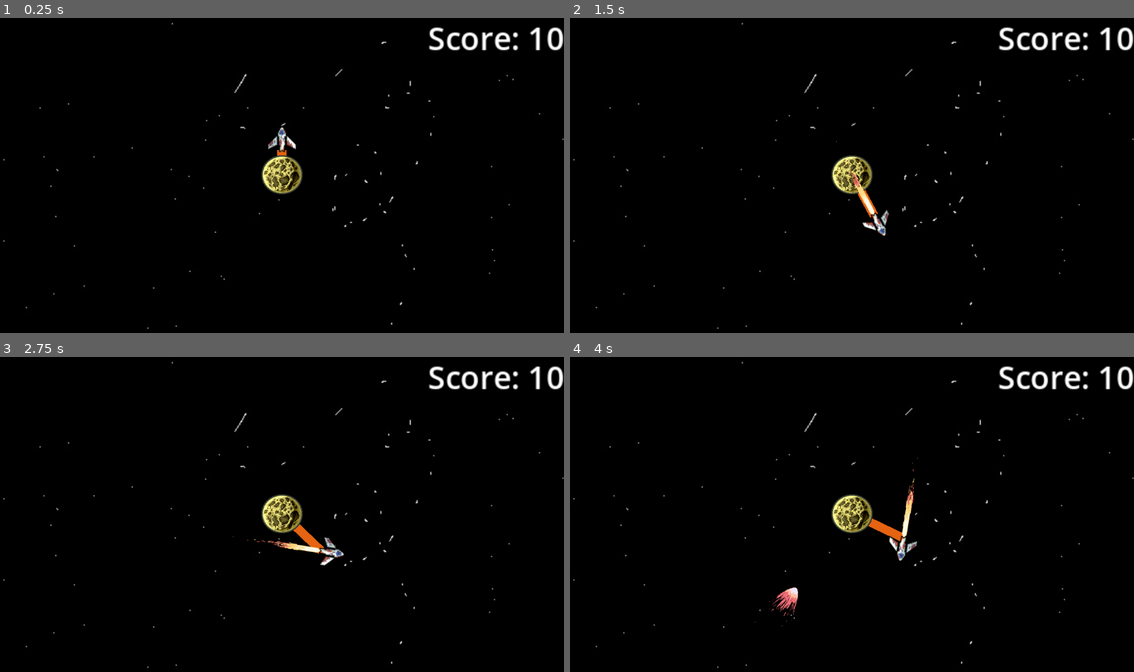
Above: before the commit, frames 1-4 (two rows, left to right).
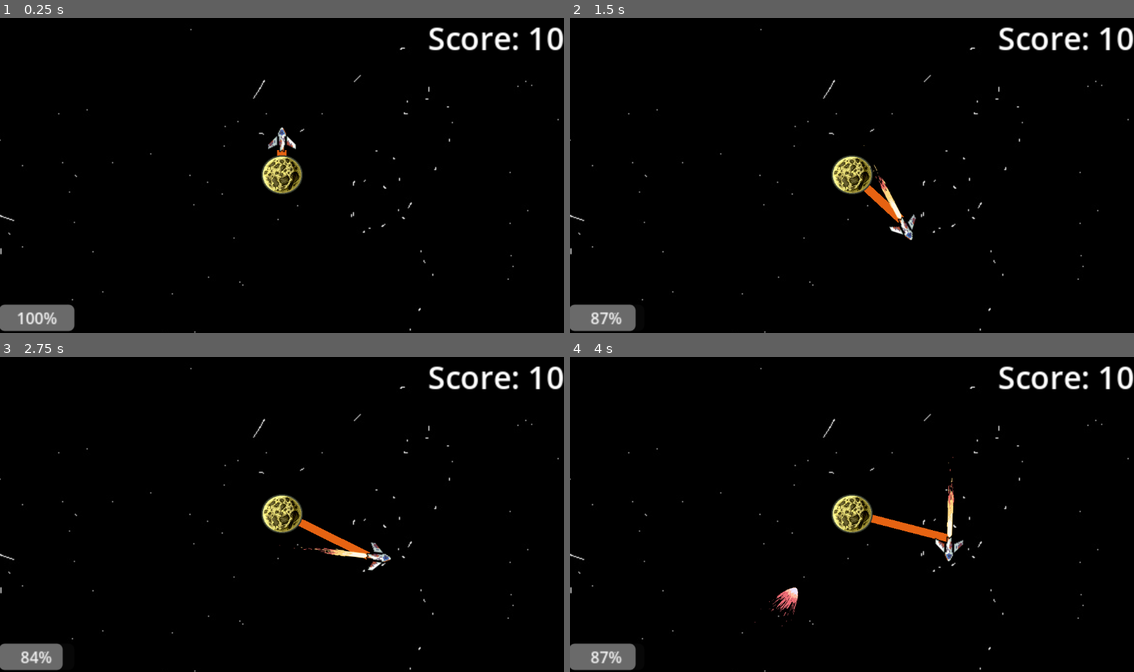
Above: after the commit, the same moments.

Repository: Fila2224/bounce-back
Game: Godot game, scene res://scenes/main_scene.tscn
Same seed, same stepped clock (60 frames per second), same inputs: the game is played once before the commit and once after it.
Inputs:
- Up to frame 1 (0.25 s): no input
- Up to frame 2 (1.5 s): tap Enter at 0.5 s; hold D (right) 0.53-1.28 s; hold Shift (speed, bound only after the commit) 0.53-1.28 s; tap Space (blip) at 0.6 s; hold S (down) from 1.28 s (still down); tap Shift (speed, bound only after the commit) at 1.35 s
- Up to frame 3 (2.75 s): tap Space (blip) at 1.55, 2.1 s; release S (down) at 2.03 s; hold D (right) from 2.03 s (still down); hold Shift (speed, bound only after the commit) from 2.03 s (still down)
- Up to frame 4 (4 s): release D (right) at 2.78 s; release Shift (speed, bound only after the commit) at 2.78 s; hold Up (up) 2.78-3.53 s; tap Shift (speed, bound only after the commit) at 2.85 s; tap Space (blip) at 3.05, 3.6 s; hold Left (left) from 3.53 s (still down); hold Shift (speed, bound only after the commit) from 3.53 s (still down)

The runs differ from the first frame. In frame 1, 1.7% of the frame differs, in the area x 0-100%, y 1-100%; in frame 2, 2.4%; in frame 3, 2.5%; in frame 4, 2.6%.

Commit message:
boost
asd

Diff:
--- a/project.godot
+++ b/project.godot
@@ -55,3 +55,8 @@
 "events": [Object(InputEventKey,"resource_local_to_scene":false,"resource_name":"","device":-1,"window_id":0,"alt_press …(191 unchanged characters)…
 ]
 }
+speed={
+"deadzone": 0.2,
+"events": [Object(InputEventKey,"resource_local_to_scene":false,"resource_name":"","device":-1,"window_id":0,"alt_pressed":false,"shift_pressed":false,"ctrl_pressed":false,"meta_pressed":false,"pressed":false,"keycode":0,"physical_keycode":4194325,"key_label":0,"unicode":0,"location":0,"echo":false,"script":null)
+]
+}
--- a/scenes/main_scene.tscn
+++ b/scenes/main_scene.tscn
@@ -1,15 +1,16 @@
-[gd_scene format=3 uid="uid://brdy86nmjtwqy"]
+[gd_scene load_steps=7 format=3 uid="uid://brdy86nmjtwqy"]
 
 [ext_resource type="Texture2D" uid="uid://uyiytog8t307" path="res://assets/galaxy.jpg" id="1_0f027"]
 [ext_resource type="PackedScene" uid="uid://c2bjypt5qheov" path="res://scenes/moon-center.tscn" id="2_pw63i"]
 [ext_resource type="PackedScene" uid="uid://upw6p8d5t0yw" path="res://scenes/rocket.tscn" id="3_7ykc4"]
 [ext_resource type="Script" uid="uid://ci12vg25c60jc" path="res://scripts/line_2d.gd" id="4_pu3yx"]
 [ext_resource type="Script" uid="uid://plwc1imrhodc" path="res://scripts/main_scene.gd" id="6_main"]
+[ext_resource type="Script" uid="uid://v6wkp3rltiu1" path="res://scenes/progress_bar.gd" id="6_rt2n2"]
 
-[node name="main_scene" type="Node2D" unique_id=2002608082]
+[node name="main_scene" type="Node2D"]
 script = ExtResource("6_main")
 
-[node name="score" type="Label" parent="." unique_id=1849201948]
+[node name="score" type="Label" parent="."]
 offset_left = 149.0
 offset_top = -162.0
 offset_right = 288.0
@@ -19,27 +20,39 @@
 theme_override_font_sizes/font_size = 32
 text = "Score: 10"
 
-[node name="moon-center" parent="." unique_id=913706732 instance=ExtResource("2_pw63i")]
+[node name="moon-center" parent="." instance=ExtResource("2_pw63i")]
 scale = Vector2(0.3984375, 0.375)
 
-[node name="Camera2D" type="Camera2D" parent="moon-center" unique_id=1148488125]
+[node name="Camera2D" type="Camera2D" parent="moon-center"]
 position = Vector2(0, 2.3841858e-07)
 scale = Vector2(2.509804, 2.6666667)
 zoom = Vector2(2, 2)
 
-[node name="rocket" parent="." unique_id=517099525 node_paths=PackedStringArray("planet") instance=ExtResource("3_7ykc4")]
+[node name="rocket" parent="." node_paths=PackedStringArray("planet") instance=ExtResource("3_7ykc4")]
 position = Vector2(0, -40)
 planet = NodePath("../moon-center")
 
-[node name="Line2D" type="Line2D" parent="." unique_id=157903532 groups=["line"]]
+[node name="Line2D" type="Line2D" parent="." groups=["line"]]
 z_index = -5
 default_color = Color(1, 0.43137255, 0.078431375, 0.9019608)
 script = ExtResource("4_pu3yx")
 
-[node name="MeteorTimer" type="Timer" parent="." unique_id=787065549]
+[node name="MeteorTimer" type="Timer" parent="."]
 wait_time = 2.5
 autostart = true
 
-[node name="background" type="Sprite2D" parent="." unique_id=582689797]
+[node name="background" type="Sprite2D" parent="."]
 z_index = -10
+position = Vector2(19, 6)
 texture = ExtResource("1_0f027")
+
+[node name="ProgressBar" type="ProgressBar" parent="."]
+offset_left = -289.0
+offset_top = 133.0
+offset_right = -212.0
+offset_bottom = 160.0
+step = 0.0
+script = ExtResource("6_rt2n2")
+
+[node name="Timer" type="Timer" parent="ProgressBar"]
+wait_time = 0.05
--- /dev/null
+++ b/scenes/progress_bar.gd
@@ -0,0 +1,9 @@
+extends ProgressBar
+@onready var rocket: CharacterBody2D = $"../rocket"
+
+# Called when the node enters the scene tree for the first time.
+func _ready() -> void:
+	value = 100
+
+func _process(delta: float) -> void:
+	print('''''')
--- a/scripts/rocket.gd
+++ b/scripts/rocket.gd
@@ -1,77 +1,105 @@
+
 extends CharacterBody2D
 
 ## Maximální rychlost letu těsně u planety
 @export var speed: float = 80.0
-## Minimální rychlost letu při maximálním vzdálení od planety
+
+## Minimální rychlost letu při vzdálení
 @export var min_speed: float = 15.0
-## Vzdálenost od planety, při které rychlost klesne na minimum (odpovídá maximálnímu natažení lana)
+
 @export var max_distance: float = 500.0
-## Rychlost otáčení rakety (nastavte na 0 pro okamžité otočení, nebo např. 12 pro plynulé)
 @export var rotation_speed: float = 5.0
-## Uzel planety/měsíce, ke kterému je raketa přitahována
 @export var planet: Node2D
-## Rychlost pomalého stahování k planetě, když neletíte
 @export var pull_speed: float = 35.0
-## Doba průletu středem planety na druhou stranu (v sekundách)
 @export var dash_duration: float = 0.25
+
+## Násobitel rychlosti při boostu
+@export var boost_multiplier: float = 2.0
+
 var lives = 6
 var is_dashing: bool = false
+var is_boosting: bool = false
 
+@onready var timer: Timer = $"../ProgressBar/Timer"
 @onready var exhaust: AnimatedSprite2D = $Exhaust
 @onready var collision_shape: CollisionShape2D = $CollisionShape2D
+@onready var progress_bar: ProgressBar = $"../ProgressBar"
+
 
 func _ready() -> void:
 	if exhaust:
 		exhaust.visible = false
+
 	if not planet and get_parent():
 		planet = get_parent().get_node_or_null("moon-center")
 
+	# Nastavení Timeru
+	if timer:
+		timer.wait_time = 0.05
+		timer.one_shot = false
+		timer.timeout.connect(_on_boost_timer_timeout)
+		timer.start()
+
+
 func _physics_process(delta: float) -> void:
-	# Spuštění průletu středem na druhou stranu planety akcí 'blip' (mezerník)
+
+	# DASH
 	if Input.is_action_just_pressed("blip") and not is_dashing and planet:
 		start_center_dash()
 		return
 
-	# Pokud právě probíhá průlet středem, neovládáme raketu klávesami
+	# BOOST podle držení Shiftu
+	is_boosting = Input.is_action_pressed("speed") and progress_bar.value > 0
+
+	# Během dashingu neovládáme raketu
 	if is_dashing:
 		return
 
-	# Získání směru podle nastavených akcí z Input Map (left, right, up, down)
 	var direction := Input.get_vector("left", "right", "up", "down")
 
-	# Pokud držíme klávesy pohybu -> aktivní let
 	if direction != Vector2.ZERO:
-		# Výpočet rychlosti podle vzdálenosti od planety:
-		# U povrchu planety letíme plnou rychlostí 'speed', se vzdalováním rychlost klesá k 'min_speed'
+
 		var current_speed := speed
+
 		if planet:
 			var dist := global_position.distance_to(planet.global_position)
-			var t := clampf((dist - 40.0) / maxf(1.0, max_distance - 40.0), 0.0, 1.0)
+			var t := clampf(
+				(dist - 40.0) / maxf(1.0, max_distance - 40.0),
+				0.0,
+				1.0
+			)
 			current_speed = lerp(speed, min_speed, t)
+
+		# Zrychlení při boostu
+		if is_boosting:
+			current_speed *= boost_multiplier
 
 		velocity = direction * current_speed
 
-		# Obrázek rakety defaultně míří nahoru, proto k úhlu přičítáme 90 stupňů (PI / 2)
+		# Otáčení rakety
 		var target_rotation := direction.angle() + PI / 2
+
 		if rotation_speed > 0.0:
 			rotation = lerp_angle(rotation, target_rotation, rotation_speed * delta)
 		else:
 			rotation = target_rotation
 
-		# Spuštění plamenů za raketou
+		# Zapnutí motorů
 		if exhaust:
 			exhaust.visible = true
 			if not exhaust.is_playing() or exhaust.animation != "flying":
 				exhaust.play("flying")
+
 	else:
-		# Zhasnutí motorů při nečinnosti
+		# Vypnutí motorů
 		if exhaust:
 			exhaust.visible = false
 			exhaust.stop()
 
-		# Pokud nikam neletíme, gravitace nás pomalu stahuje k planetě
+		# Přitahování k planetě
 		if planet:
 			var to_planet := planet.global_position - global_position
+
 			if to_planet.length() > 1.0:
 				velocity = to_planet.normalized() * pull_speed
 			else:
@@ -81,41 +109,57 @@
 
 	move_and_slide()
 
-## Zahájí rychlý přímý průlet středem planety na opačnou stranu
+
+## DOBÍJENÍ A ODEČÍTÁNÍ BOOSTU
+func _on_boost_timer_timeout() -> void:
+
+	if Input.is_action_pressed("speed") and progress_bar.value > 0:
+		# Odebírání energie při držení Shiftu
+		progress_bar.value = maxf(0.0, progress_bar.value - 1.0)
+	else:
+		# Dobíjení energie při puštěném Shiftu
+		progress_bar.value = minf(100.0, progress_bar.value + 1.0)
+
+
+## DASH
 func start_center_dash() -> void:
 	is_dashing = true
 	velocity = Vector2.ZERO
 
-	# Dočasně vypneme kolizi, aby raketa neuvízla v povrchu planety
+	# Vypnutí kolize
 	if collision_shape:
 		collision_shape.set_deferred("disabled", true)
 
-	# Relativní pozice vůči planetě a cílová pozice na opačné straně
+	# Výpočet cílové pozice
 	var current_offset := global_position - planet.global_position
 	var target_pos := planet.global_position - current_offset
 
-	# Natočení rakety ve směru průletu
+	# Natočení rakety
 	var dash_dir := (target_pos - global_position).normalized()
+
 	if dash_dir != Vector2.ZERO:
 		rotation = dash_dir.angle() + PI / 2
 
-	# Zapnutí plamenů během průletu
+	# Zapnutí motorů
 	if exhaust:
 		exhaust.visible = true
 		if not exhaust.is_playing() or exhaust.animation != "flying":
 			exhaust.play("flying")
 
-	# Plynulý a rychlý pohyb na druhou stranu pomocí Tweenu
+	# Pohyb pomocí Tween
 	var tween := create_tween()
 	tween.set_trans(Tween.TRANS_QUAD)
 	tween.set_ease(Tween.EASE_IN_OUT)
 	tween.tween_property(self, "global_position", target_pos, dash_duration)
 	tween.finished.connect(_on_dash_finished)
 
+
 func _on_dash_finished() -> void:
 	is_dashing = false
+
 	if collision_shape:
 		collision_shape.set_deferred("disabled", false)
+
 	if exhaust:
 		exhaust.visible = false
 		exhaust.stop()
Not shown, added: scenes/progress_bar.gd.uid
